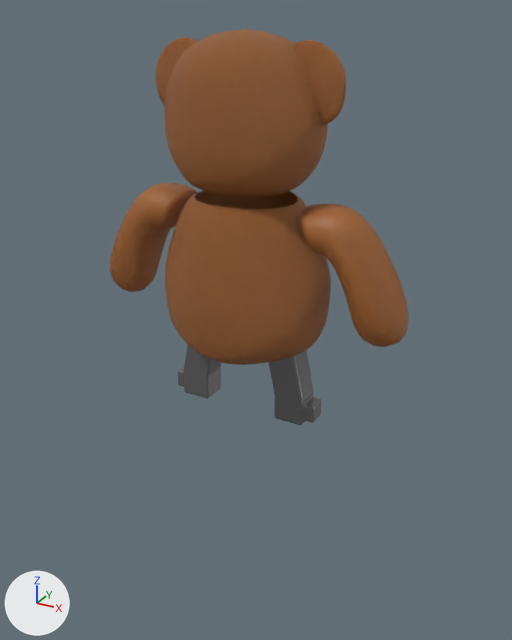
The Blender file Assets/Models/TeddyBear/teddybear.blend, before and after one commit.
One viewpoint serves both versions: a 50 mm camera at (1.64, -2.88, 2.14) aimed at (0.01, 0.08, 0.66). The lights are fixed; the arrows at lower left show +X, +Y and +Z.

In view in the first picture: 'Arm', 'Arm.001', 'Ears', 'Head', 'Leg', 'Leg.001', 'Plane'.
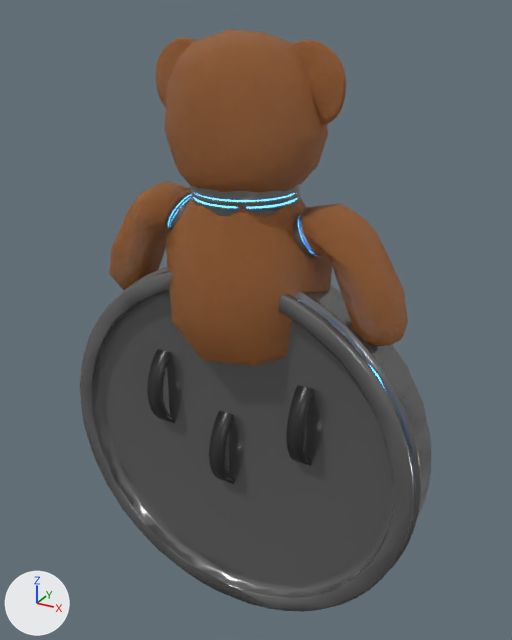
What differs and where, as boxes (x1, y1, x2, y2) in the pictures (512 x 640 px):
```json
{"object": "Cylinder", "change": "shown", "after": [80, 267, 431, 612]}
{"object": "Plane", "change": "modifiers changed", "before": [165, 191, 331, 365], "after": [165, 196, 332, 365]}
{"object": "Arm.001", "change": "reshaped", "before": [301, 204, 409, 347], "after": [293, 203, 408, 346], "on screen": "6% wider"}
{"object": "Leg.001", "change": "reshaped", "before": [269, 350, 321, 425], "after": [286, 385, 313, 466]}
{"object": "Wheel", "change": "shown", "after": [147, 349, 174, 423]}
{"object": "Bearing.002", "change": "shown", "after": [190, 184, 300, 205]}
{"object": "Cylinder.001", "change": "shown", "after": [209, 411, 234, 484], "on screen": "black"}
{"object": "Bearing.003", "change": "shown", "after": [191, 190, 301, 216]}
{"object": "Bearing", "change": "shown", "after": [169, 197, 191, 230]}
{"object": "Bearing.001", "change": "shown", "after": [166, 193, 192, 229]}
{"object": "Leg", "change": "unchanged, covered by the edit", "before": [178, 344, 221, 399]}
```

Edits to the scene script, one JSON object a line:
```json
{"op": "add", "block": "ob_plane", "code": "_m = ob_plane.modifiers.new('Decimate', 'DECIMATE')"}
{"op": "add", "block": "ob_plane", "code": "_m.ratio = 0.0282"}
{"op": "remove", "block": "ob_cylinder", "code": "ob_cylinder.hide_set(True)  # its collection is switched off"}
{"op": "remove", "block": "ob_cylinder_001", "code": "ob_cylinder_001.hide_set(True)"}
```
